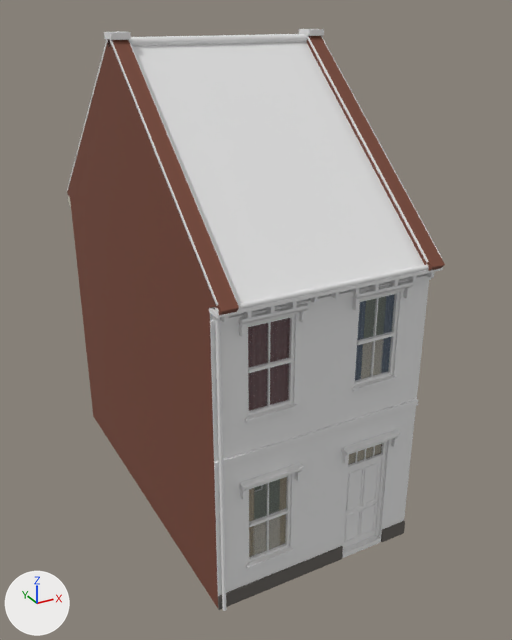
The glTF model assets/models/houses/street/GateStreet_BehindInner1.glb as it was, and as the next commit left it.
Camera for both pictures: a 50 mm lens placed at (-6.55, -9.32, 10.51), pointed at (0.4, 3.32, 4.2). The axes (+X, +Y, +Z) are drawn at lower left. The lights are the same throughout. The picture after the commit comes second. Vertices at exactly the same position are counted once.

Names of what the first picture shows: 'GateStreet_BehindInner1'.
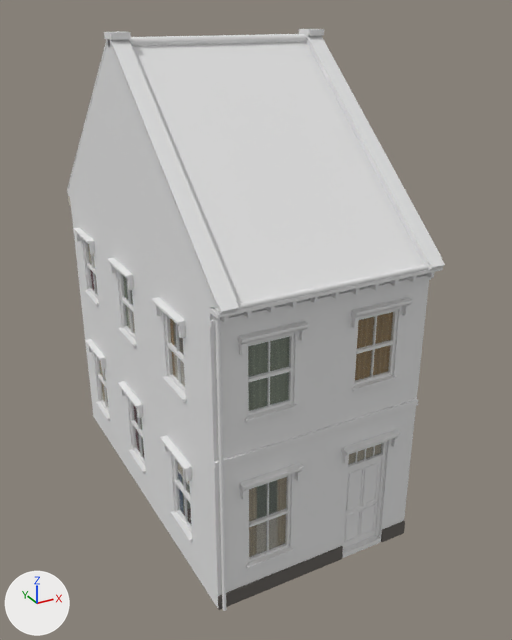
What differs and where, as boxes [x1, y1, x2, y2] in the pictures (512 x 640 px; the box of a moved part takes in the faces that stretch with it):
part 1 of me_gatestreet_behindinner1, moved or reshaped: before [248, 358, 292, 373]; after [248, 366, 291, 382]
part 2 of me_gatestreet_behindinner1, moved or reshaped: before [268, 322, 271, 364]; after [268, 341, 270, 373]
part 3 of me_gatestreet_behindinner1, moved or reshaped: before [238, 303, 309, 325]; after [238, 321, 309, 345]
part 4 of me_gatestreet_behindinner1, moved or reshaped: before [239, 324, 246, 336]; after [239, 343, 246, 356]
part 5 of me_gatestreet_behindinner1, moved or reshaped: before [299, 310, 307, 323]; after [299, 329, 306, 341]
part 6 of me_gatestreet_behindinner1, moved or reshaped: before [357, 331, 394, 345]; after [357, 340, 393, 354]
part 7 of me_gatestreet_behindinner1, moved or reshaped: before [373, 298, 379, 337]; after [372, 316, 377, 346]
part 8 of me_gatestreet_behindinner1, moved or reshaped: before [352, 281, 414, 300]; after [351, 297, 413, 318]
part 9 of me_gatestreet_behindinner1, moved or reshaped: before [352, 299, 360, 310]; after [351, 317, 359, 329]
part 10 of me_gatestreet_behindinner1, moved or reshaped: before [403, 287, 411, 298]; after [402, 305, 410, 316]
part 11 of me_gatestreet_behindinner1, added: after [178, 472, 184, 513]
part 12 of me_gatestreet_behindinner1, added: after [170, 511, 193, 542]
part 13 of me_gatestreet_behindinner1, added: after [160, 435, 192, 473]
part 14 of me_gatestreet_behindinner1, deleted (mostly hidden): before [254, 485, 263, 492]
part 15 of me_gatestreet_behindinner1, reshaped: before [210, 274, 429, 555]; after [70, 198, 429, 608]
part 16 of me_gatestreet_behindinner1, recoloured (brown to grey): [67, 36, 445, 410] in both

What changed in the scene script:
```text
Change me_gatestreet_behindinner1:
    used by ob_gatestreet_behindinner1; location = (0.0, 0.0, 0.0)
    remove me_gatestreet_behindinner1.from_pydata(...)  # 1128 vertices, 1488 faces; spans x -2.26..2.26, y -0.38..8.33, z 0.0..10.13
    add me_gatestreet_behindinner1.from_pydata(...)  # 3652 vertices, 4826 faces; spans x -2.4..2.4, y -0.38..8.33, z 0.0..10.13
    me_gatestreet_behindinner1 part 1: the loose piece of 8 vertices spanning x -1.54..-0.7, y 0.03..0.11, z 4.89..4.95 is moved by (0.0, 0.0, -0.17)
    me_gatestreet_behindinner1 part 2: the loose piece of 8 vertices spanning x -1.14..-1.11, y 0.06..0.11, z 4.95..5.74 is scaled about its middle by (1, 1, 0.777), then moved by (0.0, 0.0, -0.26)
    me_gatestreet_behindinner1 part 3: the loose piece of 10 vertices spanning x -1.76..-0.49, y -0.15..0.0, z 5.87..5.99 is moved by (0.0, 0.0, -0.35)
    me_gatestreet_behindinner1 part 4: the loose piece of 8 vertices spanning x -1.74..-1.66, y -0.1..0.0, z 5.67..5.87 is moved by (0.0, 0.0, -0.35)
    me_gatestreet_behindinner1 part 5: the loose piece of 8 vertices spanning x -0.59..-0.51, y -0.1..0.0, z 5.67..5.87 is moved by (0.0, 0.0, -0.35)
    me_gatestreet_behindinner1 part 6: the loose piece of 8 vertices spanning x 0.7..1.54, y 0.03..0.11, z 4.89..4.95 is moved by (0.0, 0.0, -0.17)
    me_gatestreet_behindinner1 part 7: the loose piece of 8 vertices spanning x 1.11..1.14, y 0.06..0.11, z 4.95..5.74 is scaled about its middle by (1, 1, 0.777), then moved by (0.0, 0.0, -0.26)
    me_gatestreet_behindinner1 part 8: the loose piece of 10 vertices spanning x 0.49..1.76, y -0.15..0.0, z 5.87..5.99 is moved by (0.0, 0.0, -0.35)
    me_gatestreet_behindinner1 part 9: the loose piece of 8 vertices spanning x 0.51..0.59, y -0.1..0.0, z 5.67..5.87 is moved by (0.0, 0.0, -0.35)
    me_gatestreet_behindinner1 part 10: the loose piece of 8 vertices spanning x 1.66..1.74, y -0.1..0.0, z 5.67..5.87 is moved by (0.0, 0.0, -0.35)
    me_gatestreet_behindinner1 part 11: the loose piece of 14 vertices spanning x 0.7..0.9, y 0.11..0.13, z 4.1..5.74 is copied, and the copy is turned -90 degrees about the z axis through its middle and scaled by 0.914, then moved by (-2.93, 1.8, -3.27); it spans x -2.14..-2.12, y 1.84..2.0, z 0.9..2.4
    me_gatestreet_behindinner1 part 12: a new loose piece, a box spanning x -2.32..-2.25, y 1.11..2.09, z 0.79..0.85, in mat_house
    me_gatestreet_behindinner1 part 13: the loose piece of 10 vertices spanning x -1.76..-0.49, y -0.15..0.0, z 2.63..2.75 is copied, and the copy is turned -90 degrees about the z axis through its middle and scaled by 0.961, then moved by (-1.2, 1.68, -0.1); it spans x -2.4..-2.25, y 0.99..2.21, z 2.53..2.65
    me_gatestreet_behindinner1 part 14: 6 loose pieces with 60 vertices, spanning x -1.24..1.55, y 0.1..0.81, z 1.75..5.26, are deleted
    me_gatestreet_behindinner1 part 15: 122 vertices moved from x -1.6..1.6, y 0.0..0.13, z 0.85..5.79 to x -1.6..1.6, y 0.0..0.13, z 0.85..5.44; 93 vertices removed from x -2.25..2.25, y 0.0..0.82, z 0.85..5.99; 2503 vertices added at x -2.4..2.4, y 0.0..8.0, z 0.0..6.24
    me_gatestreet_behindinner1 part 16: 95 kept faces spanning x -2.25..2.25, y -0.38..8.33, z 0.0..10.03 get new vertex colours
    other edits to the shape of me_gatestreet_behindinner1 do not show in these pictures
```
